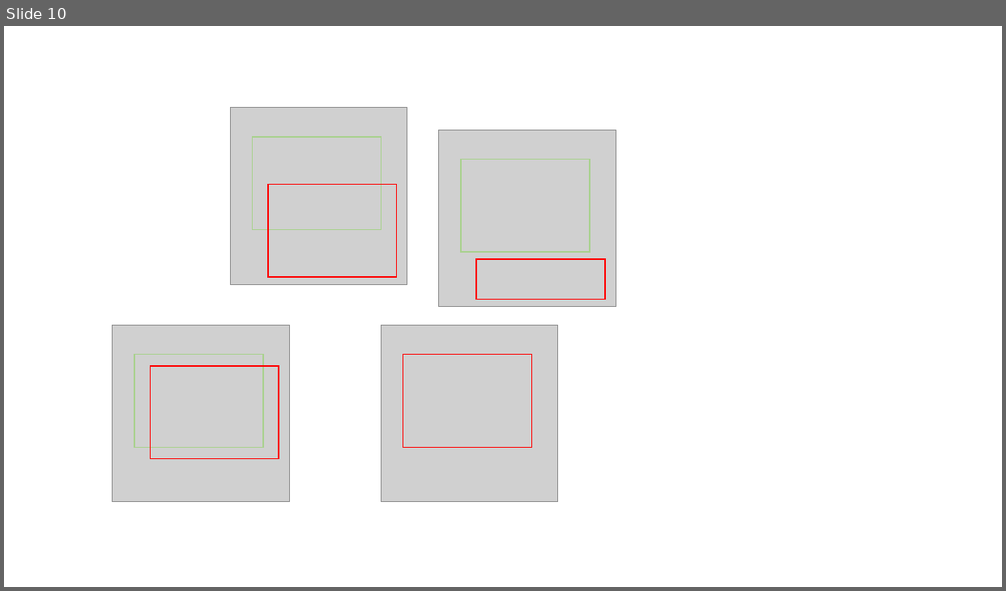
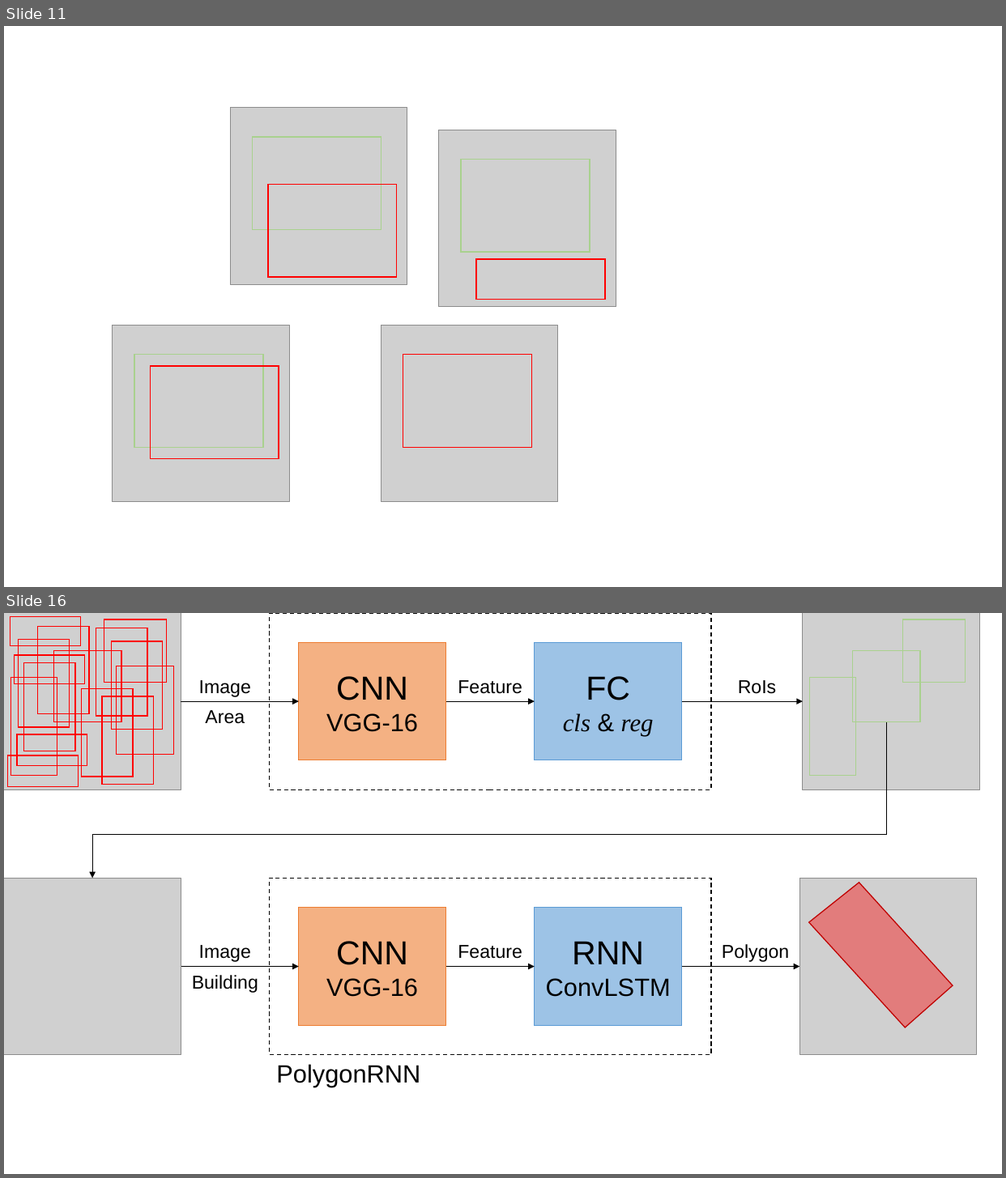
Before and after one commit to lizuoyue/ETH-Thesis, a slide deck: ThesisLaTeX/fig.pptx. Shown one above the other, each under a label of ours: slide 10 before the commit, slides 11 and 16 after it; the slides between them are not shown. The pictures are 1006x591 and 1006x1178 pixels, drawn with LibreOffice and Linux fonts; fonts in the diff are those of the drawing; grey boxes stand for pictures. Boxes give left, top, right and bottom in pixels: in the first picture for what was removed or moved away, otherwise in the second. Text is boxed around its words. In the diff, an @@ line names an element or a change of style, - is before the commit and + after.

```diff
--- a/ThesisLaTeX/fig.pptx
+++ b/ThesisLaTeX/fig.pptx
@@ slide 16 added at (4,613,1002,1174), background #FFFFFF @@
@@ rectangle added at (269,613,711,790), outline #000000 1 pt dashed @@
@@ group added at (4,613,181,790): 15 rectangles, 1 picture @@
@@ rectangle added at (299,642,446,760), fill #F4B183, outline #ED7D31 1 pt, 24 pt, text #000000 @@
+CNN
+VGG-16
@@ rectangle added at (535,642,682,760), fill #9DC3E6, outline #5B9BD5 1 pt, 24 pt, text #000000, italic @@
+FC
+cls & reg
@@ text added at (199,680,251,697), 18 pt, text #000000 @@
+Image
@@ text added at (458,680,522,694), 18 pt, text #000000 @@
+Feature
@@ text added at (738,680,776,694), 18 pt, text #000000 @@
+RoIs
@@ group added at (803,613,979,790): 3 rectangles, 1 picture @@
@@ arrow added from (181, 701) to (299, 701), #000000 0.5 pt @@
@@ arrow added from (446, 701) to (535, 701), #000000 0.5 pt @@
@@ arrow added from (682, 701) to (803, 701), #000000 0.5 pt @@
@@ elbow arrow added from (887, 722) to (92, 878), #000000 0.5 pt @@
@@ text added at (205,710,245,724), 18 pt, text #000000 @@
+Area
@@ picture added at (4,878,181,1054) @@
@@ rectangle added at (269,878,711,1054), outline #000000 1 pt dashed @@
@@ picture added at (799,878,977,1054) @@
@@ freeform shape added at (809,883,953,1028), fill #FF0000 at 40% opacity, outline #C00000 1 pt @@
@@ rectangle added at (299,908,446,1025), fill #F4B183, outline #ED7D31 1 pt, 24 pt, text #000000 @@
+CNN
+VGG-16
@@ rectangle added at (535,908,682,1025), fill #9DC3E6, outline #5B9BD5 1 pt, 24 pt, text #000000 @@
+RNN
+ConvLSTM
@@ text added at (199,945,251,962), 18 pt, text #000000 @@
+Image
@@ text added at (458,945,522,959), 18 pt, text #000000 @@
+Feature
@@ text added at (722,944,789,962), 18 pt, text #000000 @@
+Polygon
@@ arrow added from (181, 966) to (299, 966), #000000 0.5 pt @@
@@ text added at (192,975,258,993), 18 pt, text #000000 @@
+Building
@@ arrow added from (446, 966) to (535, 966), #000000 0.5 pt @@
@@ arrow added from (682, 966) to (799, 966), #000000 0.5 pt @@
@@ text added at (276,1064,420,1088), 24 pt, text #000000 @@
+PolygonRNN
@@ what was slide 10 is now slide 11 @@
```
Also in this commit, not shown: 1 slide changed, 6 other slides added, 37 other files.
